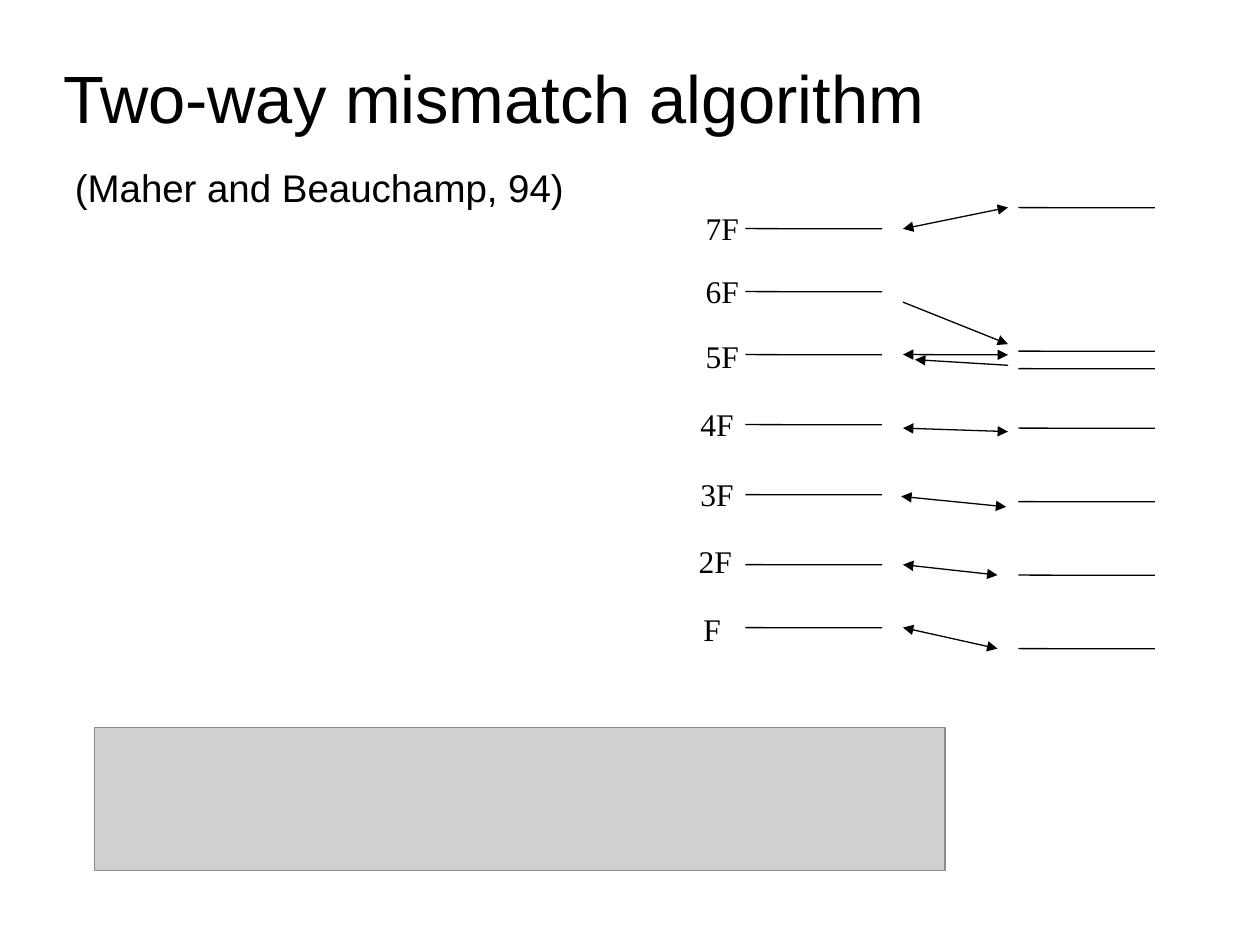
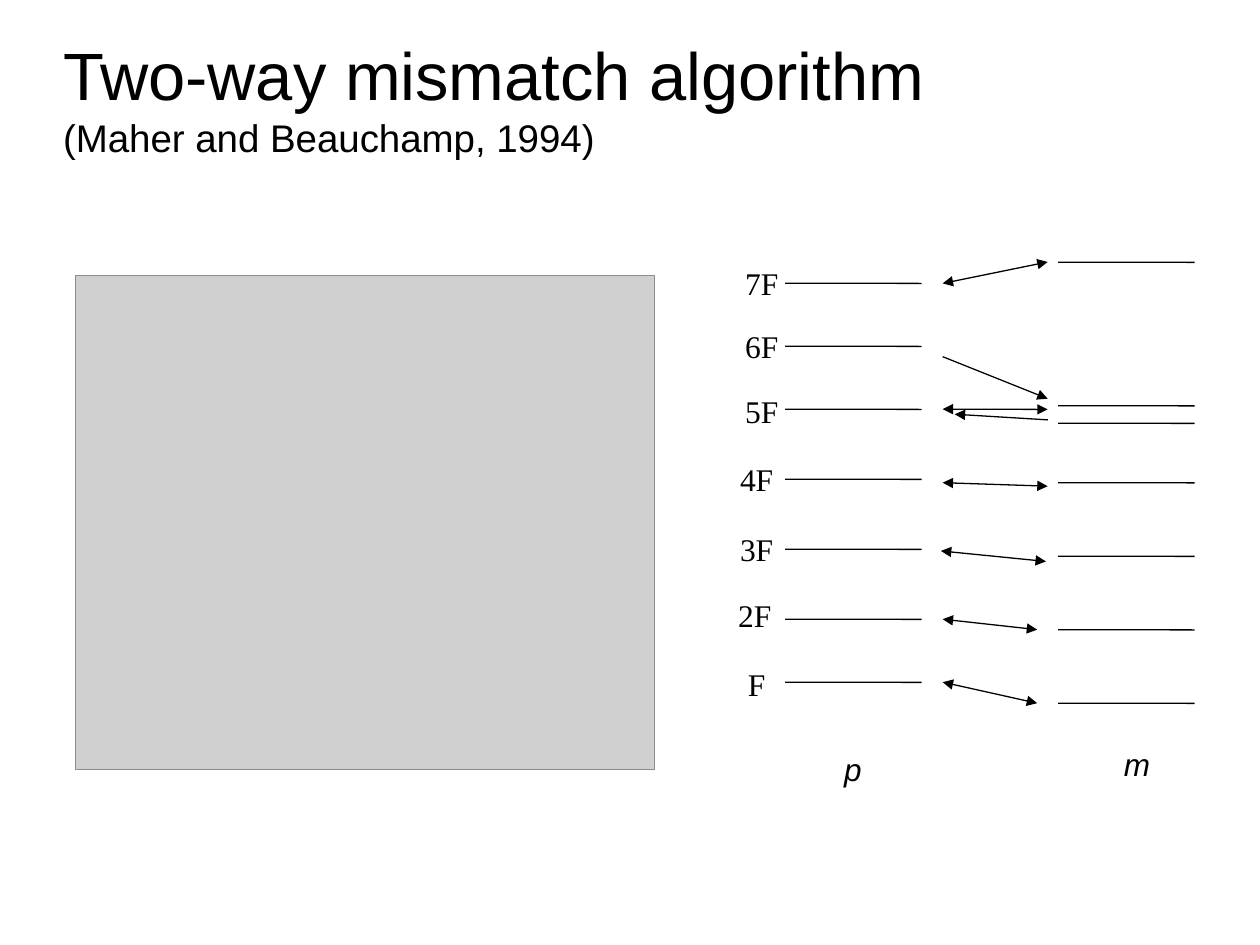
Before and after one commit to MTG/sms-tools, a slide deck: slide 12 of lectures/6-Harmonic-model/F0-detection.odp. Drawn at 1260x945 pixels with LibreOffice and Linux fonts; fonts in the diff are those of the drawing; grey boxes stand for pictures. Boxes give left, top, right and bottom in pixels: in the first picture for what was removed or moved away, otherwise in the second. Text is boxed around its words. In the diff, an @@ line names an element or a change of style, - is before the commit and + after.

Commit message:
changes to lecture 6

```diff
--- a/lectures/6-Harmonic-model/F0-detection.odp
+++ b/lectures/6-Harmonic-model/F0-detection.odp
@@ title at box(63, 51, 924, 159): text changed @@
-Two-way mismatch algorithm
+Two-way mismatch algorithm
+(Maher and Beauchamp, 1994)
@@ text removed at box(75, 174, 564, 210) @@
-(Maher and Beauchamp, 94)
@@ picture: place and size @@
-picture at box(94, 727, 945, 871)
+picture at box(76, 275, 655, 769)
@@ line moved from (746, 291) - (882, 292) to (785, 284) - (921, 284) @@
@@ line moved from (746, 354) - (882, 355) to (785, 346) - (921, 346) @@
@@ double arrow removed from (903, 354) to (1008, 355) @@
@@ double arrow moved from (903, 428) - (1008, 432) to (942, 410) - (1047, 410) @@
@@ 6 texts, 2 arrows, 1 double arrow, 1 line: place and size @@
-6 texts, 2 arrows, 1 double arrow, 1 line at box(699, 208, 1155, 573)
+6 texts, 2 arrows, 1 double arrow, 1 line at box(738, 262, 1194, 627)
@@ line moved from (1018, 369) - (1155, 369) to (1058, 406) - (1194, 406) @@
@@ line moved from (1018, 428) - (1155, 428) to (1058, 423) - (1194, 423) @@
@@ 3 lines: place and size @@
-3 lines at box(746, 425, 882, 564)
+3 lines at box(785, 410, 921, 549)
@@ double arrow moved from (901, 496) - (1007, 507) to (942, 483) - (1047, 486) @@
@@ double arrow moved from (903, 564) - (998, 575) to (941, 551) - (1046, 562) @@
@@ line moved from (746, 627) - (882, 627) to (785, 619) - (921, 620) @@
@@ double arrow moved from (903, 627) - (998, 649) to (942, 619) - (1037, 630) @@
@@ text "F": place and size @@
-text "F" at box(703, 620, 721, 641)
+text "F" at box(748, 675, 766, 696)
@@ 3 lines: place and size @@
-3 lines at box(1018, 501, 1155, 649)
+3 lines at box(1058, 483, 1194, 630)
@@ line moved from (746, 228) - (882, 229) to (785, 682) - (921, 683) @@
@@ double arrow added from (942, 682) to (1037, 703), #000000 0.74 pt @@
@@ line moved from (1018, 352) - (1155, 352) to (1058, 703) - (1194, 703) @@
@@ text added at box(844, 764, 862, 787), 18 pt, text #000000, italic @@
+p
@@ text added at box(1124, 759, 1150, 776), 18 pt, text #000000, italic @@
+m
```
Also in this commit, not shown: 5 other slides changed, 3 slides added, 1 slide removed, 16 other files.
